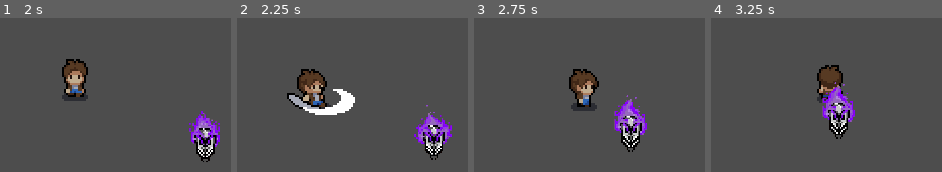
Above: before the commit, frames 1-4 (left to right).
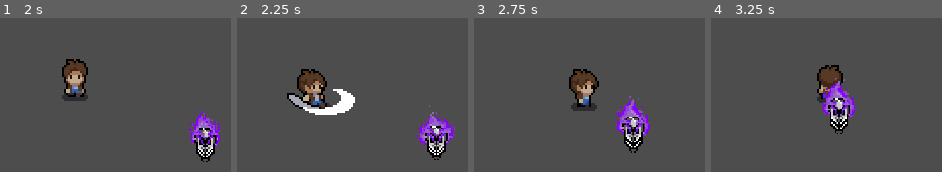
Above: after the commit, the same moments.

Repository: mateus-hba/Gamejam_2024
Game: Godot game, scene res://levels/scenes/level_test.tscn
Two runs of this game, one before a commit and one after it. Both use one fixed random seed, a clock stepped at 60 frames per second and the inputs below. The project has no main scene, so this scene is started directly.
Inputs:
- Up to frame 1 (2 s): hold D (move_right) 0.53-1.28 s; tap Space (attack) at 0.6, 1.35 s; hold S (move_down) from 1.28 s (still down)
- Up to frame 2 (2.25 s): release S (move_down) at 2.03 s; hold D (move_right) from 2.03 s (still down); tap Space (attack) at 2.1 s
- Up to frame 3 (2.75 s): keep holding D (move_right)
- Up to frame 4 (3.25 s): release D (move_right) at 2.78 s; hold W (move_up) from 2.78 s (still down); tap Space (attack) at 2.85 s

Frame 1 is identical in both runs. In frame 2, 2.6% of the frame differs, in the area x 76-95%, y 56-93%; in frame 3, 2.9%, in the area x 60-77%, y 50-88%; in frame 4, 2.9%.

Commit message:
Melhorando caixa de colisão do player

Diff:
--- a/character/scenes/character.tscn
+++ b/character/scenes/character.tscn
@@ -3,8 +3,9 @@
 [ext_resource type="Script" path="res://character/scripts/character.gd" id="1_mi2it"]
 [ext_resource type="Texture2D" uid="uid://hvh8hcvh0s2k" path="res://character/assets/player.png" id="2_phc51"]
 
-[sub_resource type="RectangleShape2D" id="RectangleShape2D_0kp3l"]
-size = Vector2(12, 14)
+[sub_resource type="CapsuleShape2D" id="CapsuleShape2D_e2esl"]
+radius = 6.0
+height = 20.0
 
 [sub_resource type="RectangleShape2D" id="RectangleShape2D_pxpjv"]
 
@@ -833,8 +834,9 @@
 states/walk/node = SubResource("AnimationNodeBlendSpace2D_i4878")
 states/walk/position = Vector2(564, 95.3333)
 
-[sub_resource type="RectangleShape2D" id="RectangleShape2D_tyssw"]
-size = Vector2(14, 16)
+[sub_resource type="CapsuleShape2D" id="CapsuleShape2D_0mo64"]
+radius = 7.0
+height = 22.0
 
 [node name="Character" type="CharacterBody2D" node_paths=PackedStringArray("_attack_timer", "_animation_tree") groups=["character"]]
 script = ExtResource("1_mi2it")
@@ -849,8 +851,8 @@
 
 [node name="Collision" type="CollisionShape2D" parent="."]
 show_behind_parent = true
-position = Vector2(0, -5)
-shape = SubResource("RectangleShape2D_0kp3l")
+position = Vector2(0, -9)
+shape = SubResource("CapsuleShape2D_e2esl")
 
 [node name="Animation" type="AnimationPlayer" parent="."]
 libraries = {
@@ -885,8 +887,8 @@
 
 [node name="HurtboxCollisionShape2D" type="CollisionShape2D" parent="Hurtbox"]
 show_behind_parent = true
-position = Vector2(0, -5)
-shape = SubResource("RectangleShape2D_tyssw")
+position = Vector2(0, -9)
+shape = SubResource("CapsuleShape2D_0mo64")
 debug_color = Color(0.917647, 0.184314, 0.552941, 0.419608)
 
 [connection signal="timeout" from="AttackTimer" to="." method="_on_attack_timer_timeout"]
